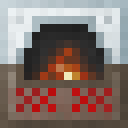
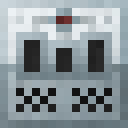
Two versions of the same layered image (128 x 128). Layer-by-layer changes:
added layer "Electrolyzer (Shadow)" in group "Shadows #1" over [24, 40, 104, 72]
hid "Blast (Shadow)" over [24, 24, 104, 80]
added group "Electrolyzer" with 2 layers in group "Contents" over [32, 8, 96, 40]
added layer "Electrolyzer Lamps" in group "Electrolyzer" over [32, 8, 96, 40]
hid group "Blast Furnace" (10 layers) over [24, 24, 104, 80]
hid "Blast" over [16, 16, 112, 88]
added layer "Electrolyze" in group "Openings" over [16, 32, 112, 80]
hid group "On" (7 layers) over [8, 16, 120, 120]
showed group "Off" (7 layers) over [16, 16, 112, 120]
showed "Side" over [0, 8, 128, 128]
hid "Front - (Advanced)" over [0, 8, 128, 128]
